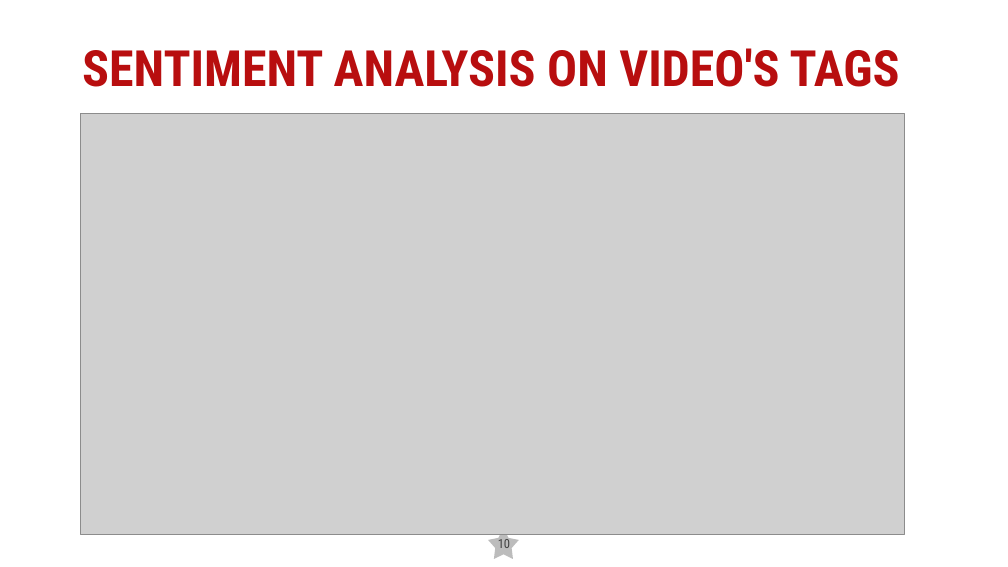
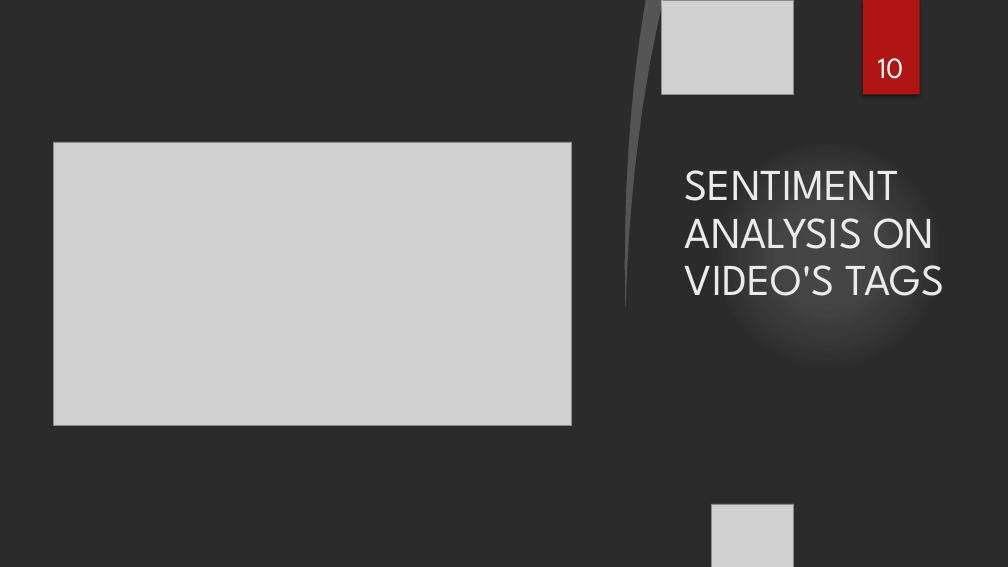
Before and after one commit to emami06/TrendingVideoYouTube, a slide deck: slide 10 of Trending YouTube vidoes.pptx. Drawn at 1008x567 pixels with LibreOffice and Linux fonts; fonts in the diff are those of the drawing; grey boxes stand for pictures; background and template pictures are left out; a plain dark background stands for a picture behind light text. Boxes give left, top, right and bottom in pixels: in the first picture for what was removed or moved away, otherwise in the second. Text is boxed around its words. In the diff, an @@ line names an element or a change of style, - is before the commit and + after.

```diff
--- a/Trending YouTube vidoes.pptx
+++ b/Trending YouTube vidoes.pptx
@@ freeform shape: place and size @@
-freeform shape at <box>0,0,965,544</box>
+freeform shape at <box>0,0,646,567</box>
@@ freeform shape at <box>0,0,646,567</box>: shadow off @@
@@ rectangle removed at <box>0,0,991,550</box> @@
@@ freeform shape removed at <box>0,0,972,531</box> @@
@@ freeform shape removed at <box>0,0,721,38</box> @@
@@ freeform shape removed at <box>0,0,938,524</box> @@
@@ rectangle removed at <box>0,0,1008,567</box> @@
@@ freeform shape added at <box>617,0,663,307</box>, fill #FFFFFF at 20% opacity @@
@@ picture added at <box>662,0,794,95</box> @@
@@ page number: place and size @@
-page number at <box>498,537,510,548</box>
+page number at <box>878,58,904,79</box>
@@ page number at <box>878,58,904,79</box>: size 12 to 28 pt, font Roboto Condensed to League Spartan, text colour #404040 to #FFFFFF; vertical alignment middle to bottom @@
@@ rectangle added at <box>863,0,920,95</box>, fill #B01513 @@
@@ text "SENTIMENT ANALYSIS ON VIDEO'S TAGS": place and size @@
-text "SENTIMENT ANALYSIS ON VIDEO'S TAGS" at <box>82,48,900,87</box>
+text "SENTIMENT ANALYSIS ON VIDEO'S TAGS" at <box>685,170,945,296</box>
@@ text "SENTIMENT ANALYSIS ON VIDEO'S TAGS" at <box>685,170,945,296</box>: size 47.6 to 42 pt, font Roboto Condensed to League Spartan, text colour #B80E0F to #EBEBEB, bold off; alignment centre to left; line spacing 0.7 to 0.9 @@
@@ picture: place and size @@
-picture at <box>81,113,904,535</box>
+picture at <box>53,142,572,426</box>
@@ ellipse added at <box>712,138,944,371</box>, fill gradient #F3F3F3 @@
@@ ellipse added at <box>712,138,944,371</box>, fill gradient #F3F3F3 @@
@@ picture added at <box>0,221,333,567</box> @@
@@ picture added at <box>0,239,126,435</box> @@
@@ freeform shape removed at <box>0,354,937,522</box> @@
@@ rectangle removed at <box>0,463,968,527</box> @@
@@ picture added at <box>712,504,794,567</box> @@
@@ star removed at <box>488,529,520,560</box> @@
```
Also in this commit, not shown: 13 other slides changed, 2 slides added.
